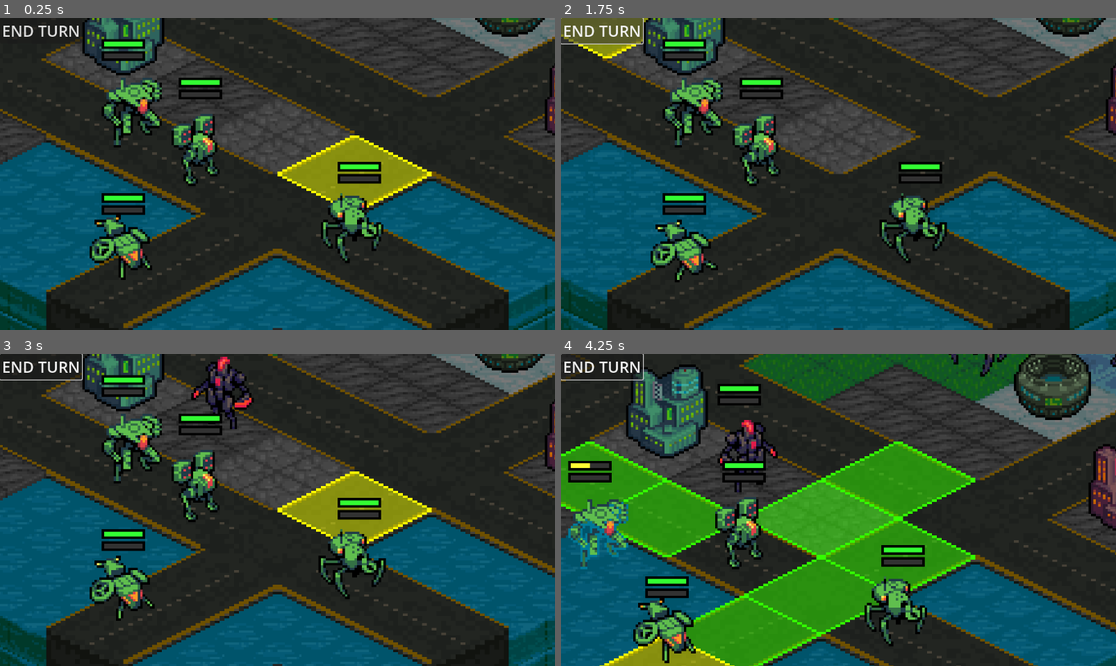
Above: before the commit, frames 1-4 (two rows, left to right).
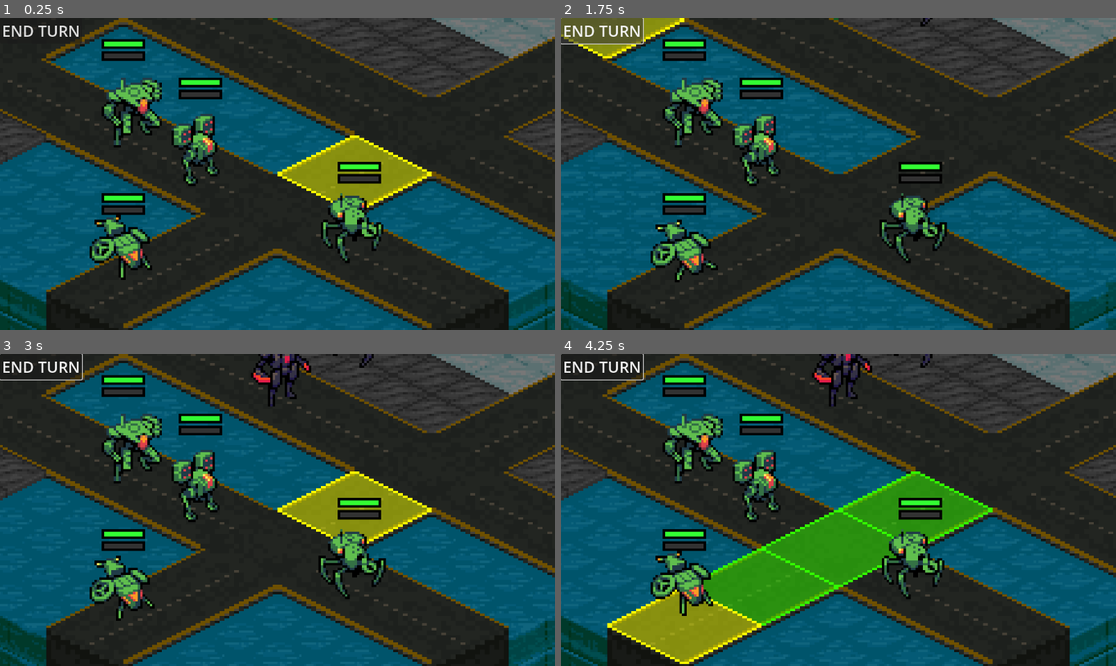
Above: after the commit, the same moments.

Repository: Tekknobot/Terrain
Game: Godot game, scene res://Scenes/Main.tscn
Same seed, same stepped clock (60 frames per second), same inputs: the game is played once before the commit and once after it.
Inputs (mouse positions are in pixels of both pictures, inside the frame that each line leads up to):
- Up to frame 1 (0.25 s): no input
- Up to frame 2 (1.75 s): click "END TURN" at 0.5 s; click "END TURN" at 1.25 s
- Up to frame 3 (3 s): click "END TURN" at 2 s; move the mouse to (399, 494) at 2.77 s; click (399, 494) at 2.92 s
- Up to frame 4 (4.25 s): drag from (727, 525) to (683, 644) at 3.52 s

The runs differ from the first frame. In frame 1, 9.6% of the frame differs, in the area x 8-100%, y 0-100%; in frame 2, 9.8%; in frame 3, 12%; in frame 4, 69%, in the area x 0-100%, y 0-100%.

Commit message:
Occupied water tiles collide.

Diff:
--- a/Scripts/TileMap.gd
+++ b/Scripts/TileMap.gd
@@ -7,7 +7,7 @@
 @export var grid_width: int = 10
 @export var grid_height: int = 20
 
-@export var water_threshold := -0.3
+@export var water_threshold := -0.15
 @export var sandstone_threshold := -0.2
 @export var dirt_threshold := 0.1
 @export var grass_threshold := 0.4
--- a/Scripts/Unit.gd
+++ b/Scripts/Unit.gd
@@ -153,7 +153,7 @@
 
 				# ➡ Push Logic:
 				var tile_id = tilemap.get_cell_source_id(0, push_pos)
-				# Water branch: if push tile is water, animate push onto water and apply water damage.
+				# Water branch: if push tile is water, animate push onto water, apply water effect, and then check for occupancy.
 				if tile_id == water_tile_id:
 					var target_pos = tilemap.to_global(tilemap.map_to_local(push_pos)) + Vector2(0, Y_OFFSET)
 					var push_speed = 150.0  # Adjust push speed as desired.
@@ -169,12 +169,33 @@
 					tilemap.play_splash_sound(target_pos)
 					apply_water_effect(unit)
 
-					# Apply water damage.
+					# First, check if the water tile is already occupied.
+					if tilemap.is_tile_occupied(push_pos):
+						var occupants = get_occupants_at(push_pos, unit)
+						if occupants.size() > 0:
+							for occ in occupants:
+								if occ.is_in_group("Structures"):
+									var occ_sprite = occ.get_node("AnimatedSprite2D")
+									if occ_sprite:
+										occ_sprite.play("demolished")
+										occ_sprite.get_parent().modulate = Color(1, 1, 1, 1)
+								elif occ.is_in_group("Units"):
+									await get_tree().create_timer(0.2).timeout
+									occ.take_damage(damage)  # Adjust damage as needed.
+									occ.shake()
+							unit.die()
+							tilemap.update_astar_grid()
+							continue
+
+					# Otherwise, apply water damage normally.
 					var water_damage = 25  # Adjust water damage as needed.
 					died = unit.take_damage(water_damage)
 					if not died:
 						unit.shake()
 
+					await get_tree().create_timer(0.2).timeout
+					tilemap.update_astar_grid()
+					continue
 
 				# Off-grid branch: if the push position is off the tilemap.
 				elif not tilemap.is_within_bounds(push_pos):
